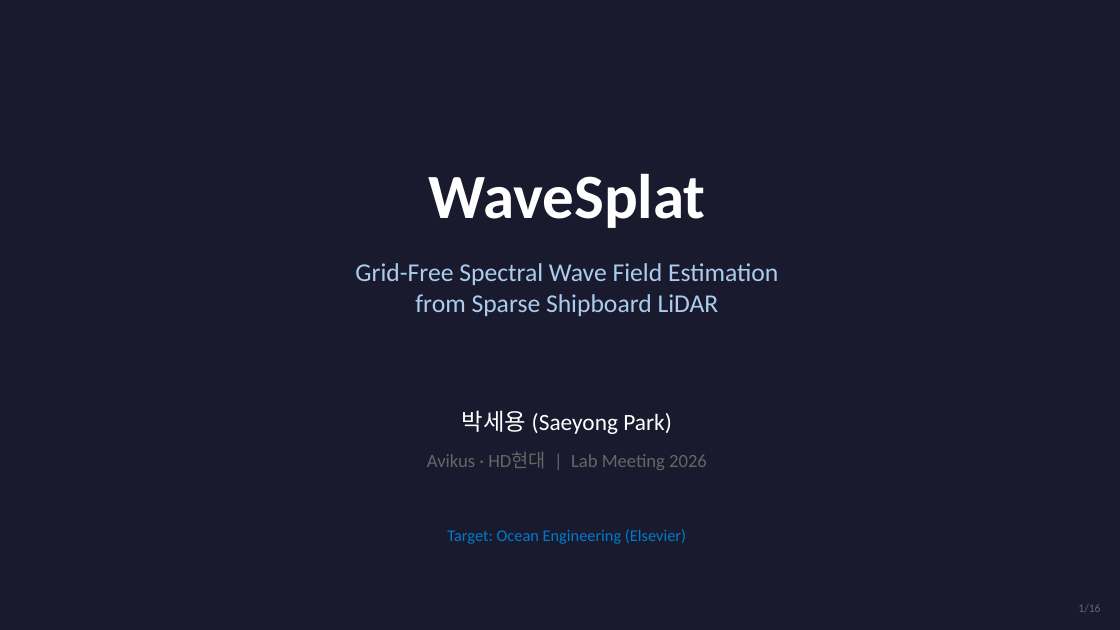
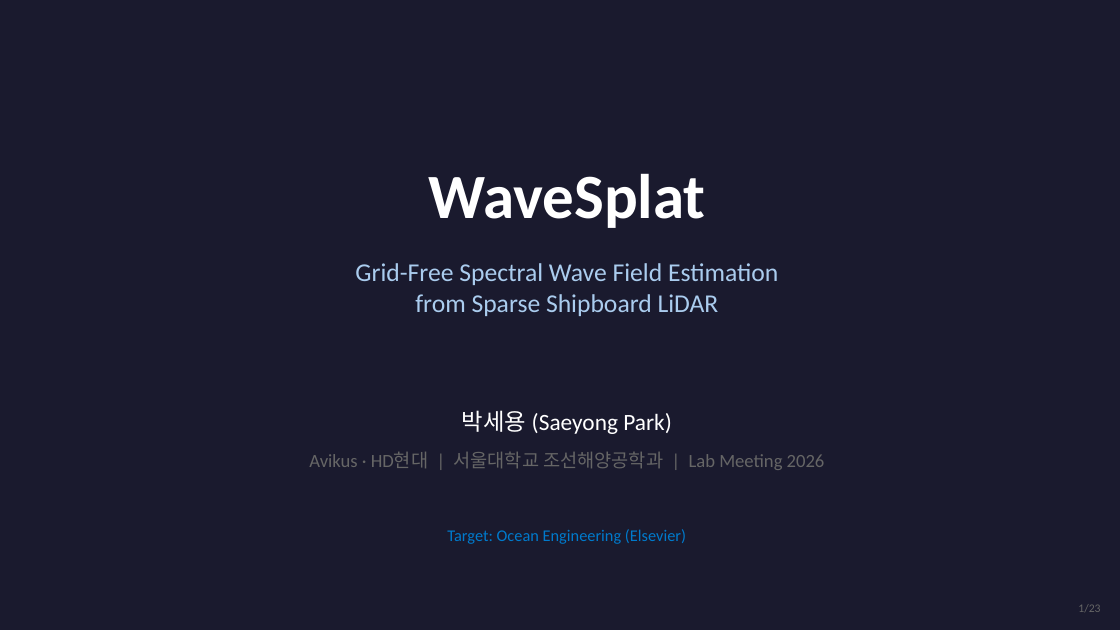
Before and after one commit to SAEYONGPARK94/wavesplat, a slide deck: slide 1 of wavesplat/docs/labmeeting_wavesplat.pptx. Drawn at 1120x630 pixels with LibreOffice and Linux fonts; fonts in the diff are those of the drawing. Boxes give left, top, right and bottom in pixels: in the first picture for what was removed or moved away, otherwise in the second. Text is boxed around its words. In the diff, an @@ line names an element or a change of style, - is before the commit and + after.

```diff
--- a/wavesplat/docs/labmeeting_wavesplat.pptx
+++ b/wavesplat/docs/labmeeting_wavesplat.pptx
@@ text at (309, 452, 825, 470): text changed @@
-Avikus · HD현대 | Lab Meeting 2026
+Avikus · HD현대 | 서울대학교 조선해양공학과 | Lab Meeting 2026
```
Also in this commit, not shown: 15 other slides changed, 7 slides added, 3 other files.
